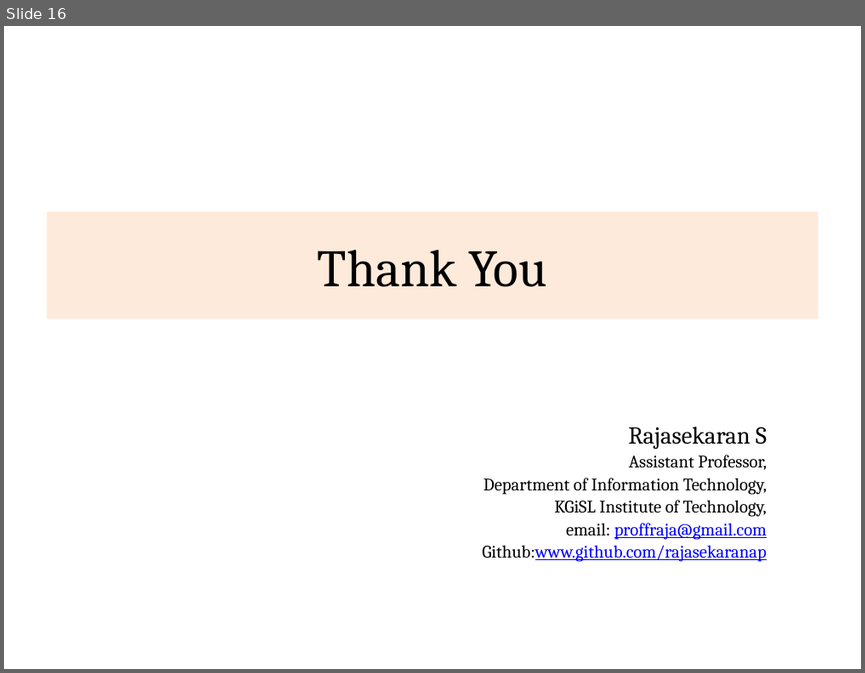
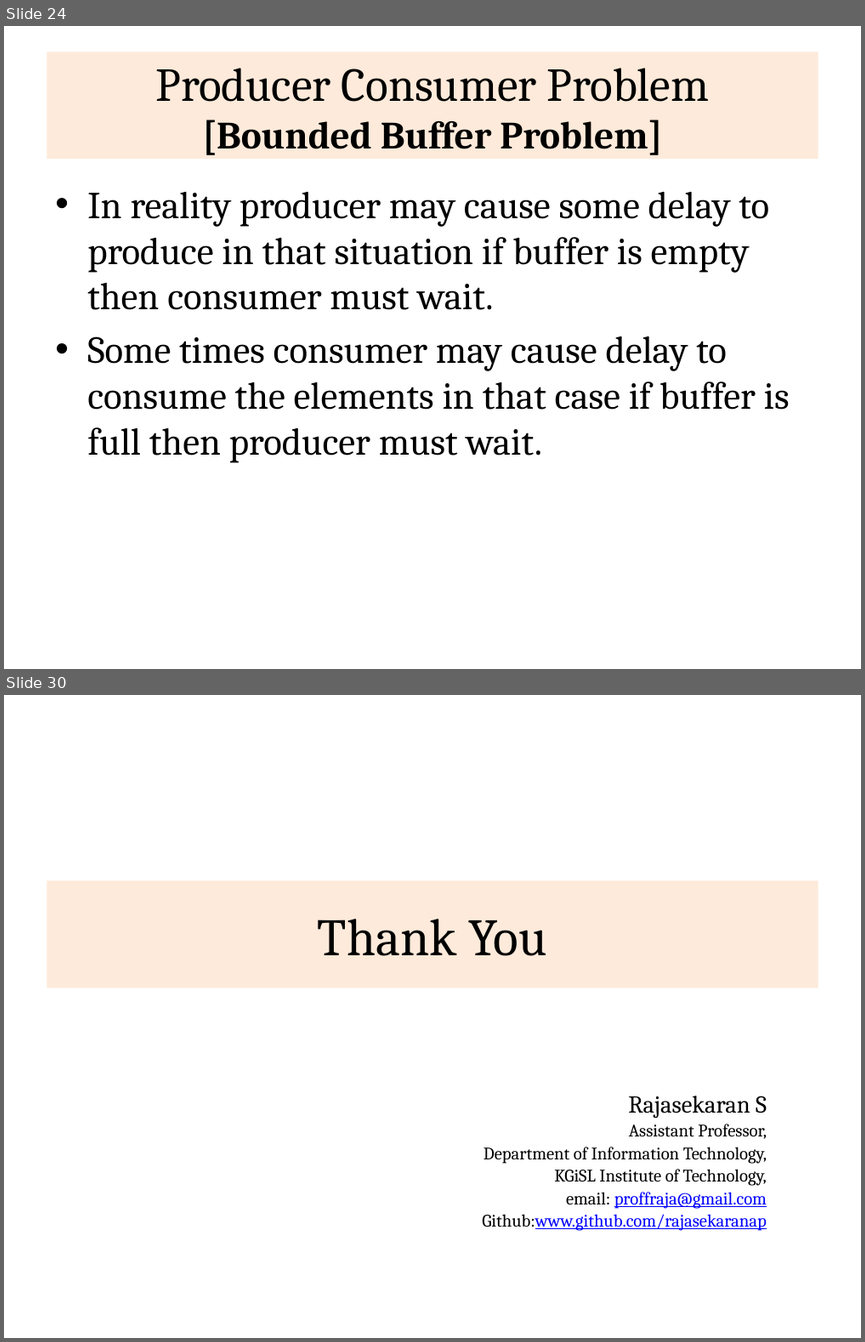
Before and after one commit to rajasekaran36/CS8392-OOPS, a slide deck: Slides/Unit 4/CS8392-U4-Multithreading.pptx. Shown one above the other, each under a label of ours: slide 16 before the commit, slides 24 and 30 after it; the slides between them are not shown. The pictures are 865x673 and 865x1342 pixels, drawn with LibreOffice and Linux fonts; fonts in the diff are those of the drawing. Boxes give left, top, right and bottom in pixels: in the first picture for what was removed or moved away, otherwise in the second. Text is boxed around its words. In the diff, an @@ line names an element or a change of style, - is before the commit and + after.

```diff
--- a/Slides/Unit 4/CS8392-U4-Multithreading.pptx
+++ b/Slides/Unit 4/CS8392-U4-Multithreading.pptx
@@ slide 24 added at bbox=[4, 26, 861, 669], background #FFFFFF @@
@@ title added at bbox=[46, 52, 818, 159], fill #FDEADA, 39.6 pt, text #000000 @@
+Producer Consumer Problem
+[Bounded Buffer Problem]
@@ text added at bbox=[87, 192, 789, 463], 32 pt, text #000000 @@
+• In reality producer may cause some delay to produce in that situation if buffer is empty then consumer must wait.
+• Some times consumer may cause delay to consume the elements in that case if buffer is full then producer must wait.
@@ what was slide 16 is now slide 30 @@
```
Also in this commit, not shown: 13 other slides added, 29 other files.
